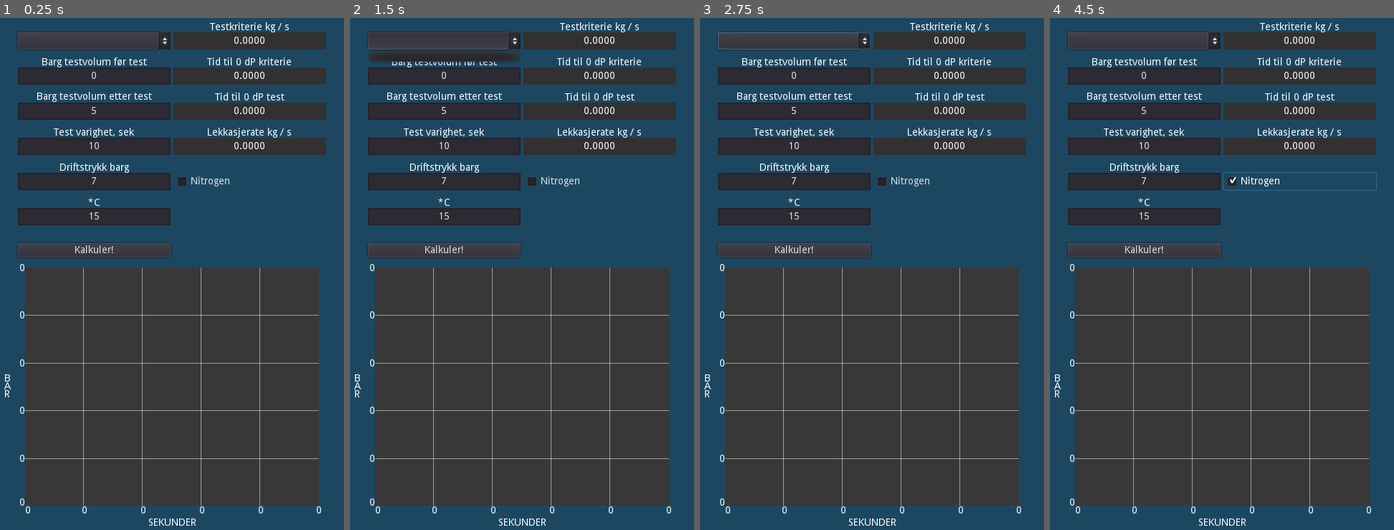
Above: before the commit, frames 1-4 (left to right).
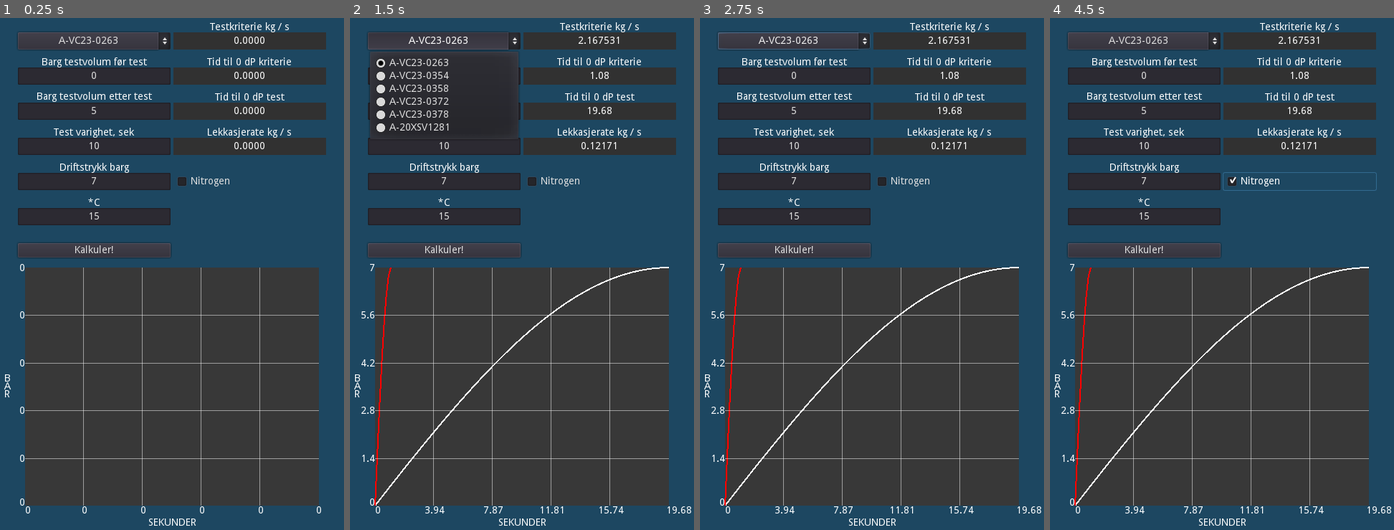
Above: after the commit, the same moments.

Repository: Keroflux/Critical-leak-test
Game: Godot game, scene res://Control.tscn
Two runs of this game, one before a commit and one after it. Both use one fixed random seed, a clock stepped at 60 frames per second and the inputs below.
Inputs (mouse positions are in pixels of both pictures, inside the frame that each line leads up to):
- Up to frame 1 (0.25 s): no input
- Up to frame 2 (1.5 s): click "Kalkuler!" at 0.5 s; click (442, 38) at 1.25 s
- Up to frame 3 (2.75 s): click "Nitrogen" at 2 s
- Up to frame 4 (4.5 s): click (1142, 38) at 2.75 s; click "Kalkuler!" at 3.5 s; click "Nitrogen" at 4.25 s

The runs differ from the first frame. In frame 1, 0.1% of the frame differs, in the area x 17-35%, y 3-6%; in frame 2, 5.1%, in the area x 3-100%, y 3-97%; in frame 3, 1.3%; in frame 4, 1.3%.
Error before the commit: Parse Error: A non-void function must return a value in all possible paths. (res://Lekkasje.gd:140)

Commit message:
Update Lekkasje.gd

Diff:
--- a/Lekkasje.gd
+++ b/Lekkasje.gd
@@ -137,7 +137,7 @@
 
 
 # Kalkulerer den høyeste (første) lekkasjeraten under testen fra gjennomsnittet
-func find_real_leak()->float:
+func find_real_leak():
 	var p0 = P2
 	var t0 := 0.0
 	var t = test_time
